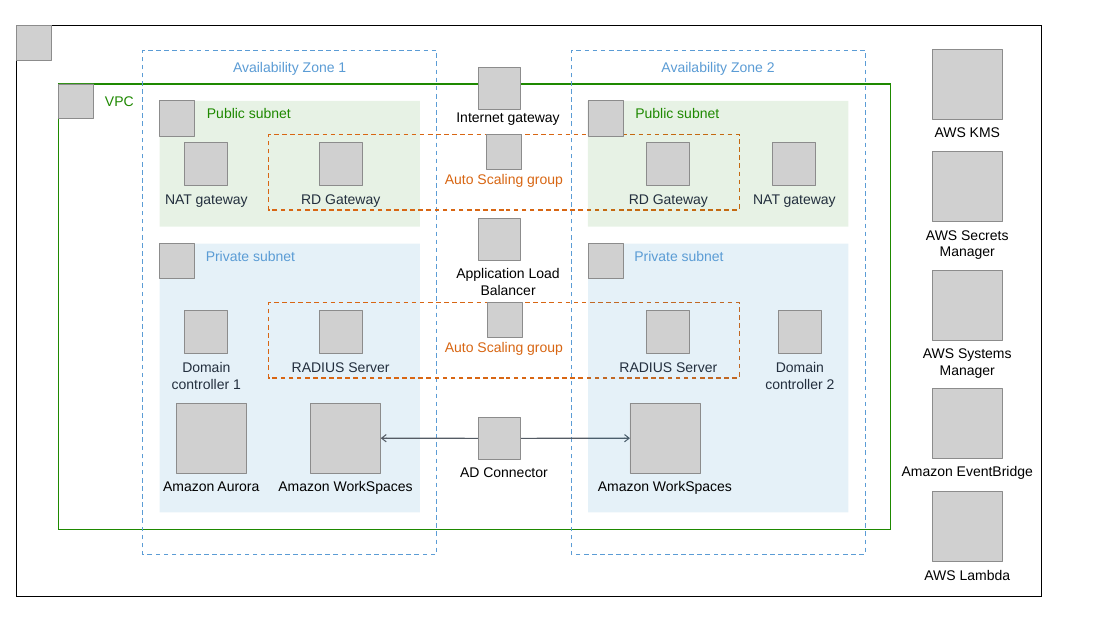
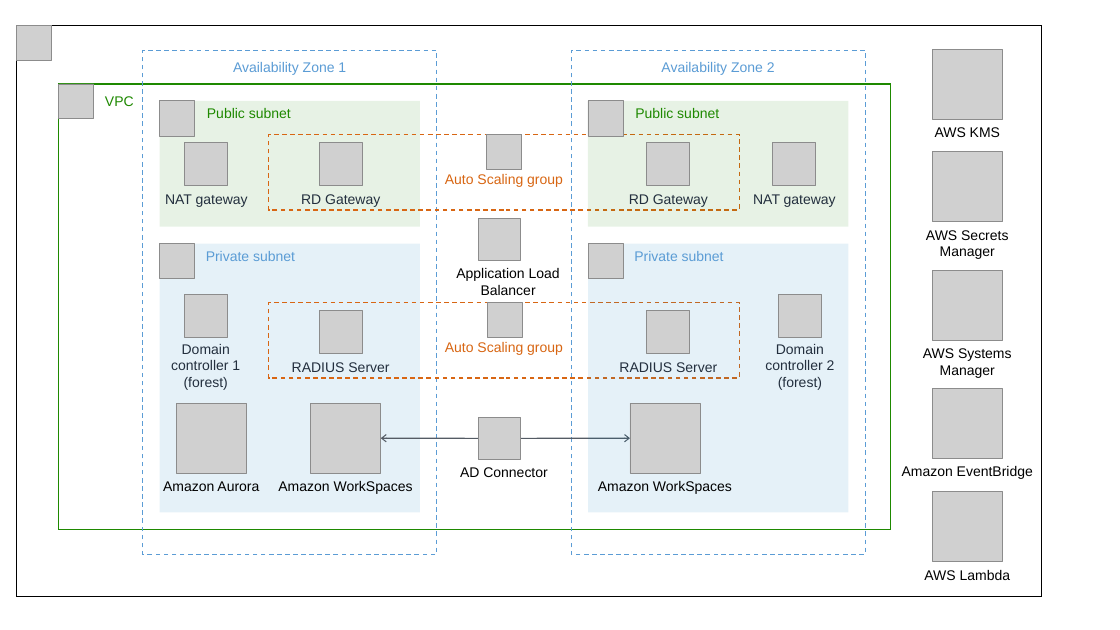
Before and after one commit to aws-quickstart/quickstart-freeradius-mfa-workspaces, a slide deck: slide 1 of docs/deployment_guide/images/freeradius-mfa-workspaces-architecture-diagram.pptx. Drawn at 1120x630 pixels with LibreOffice and Linux fonts; fonts in the diff are those of the drawing; grey boxes stand for pictures. Boxes give left, top, right and bottom in pixels: in the first picture for what was removed or moved away, otherwise in the second. Text is boxed around its words. In the diff, an @@ line names an element or a change of style, - is before the commit and + after.

```diff
--- a/docs/deployment_guide/images/freeradius-mfa-workspaces-architecture-diagram.pptx
+++ b/docs/deployment_guide/images/freeradius-mfa-workspaces-architecture-diagram.pptx
@@ picture removed at (479,67,521,109) @@
@@ text removed at (456,112,560,125) @@
-Internet gateway
@@ picture: place and size @@
-picture at (185,311,228,354)
+picture at (185,294,228,337)
@@ picture: place and size @@
-picture at (779,311,822,354)
+picture at (779,294,822,337)
@@ text "Domain controller 1": place and size @@
-text "Domain controller 1" at (172,362,241,389)
+text "Domain controller 1" at (171,344,240,390)
@@ text "Domain controller 2": place and size @@
-text "Domain controller 2" at (765,362,835,389)
+text "Domain controller 2" at (765,344,835,390)
@@ text at (184,377,228,390): paragraph added @@
+(forest)
@@ text at (778,377,822,390): paragraph added @@
+(forest)
```
Also in this commit, not shown: 2 other slides changed, 2 other files.
